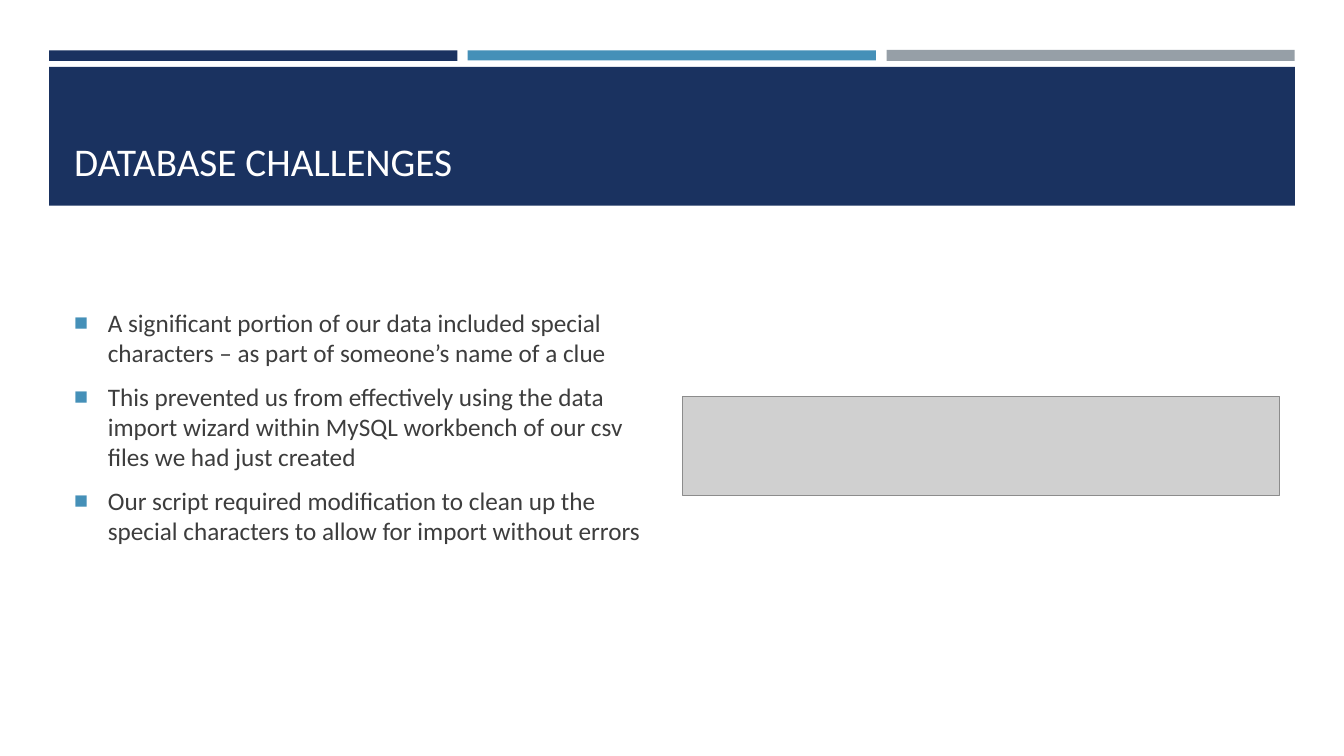
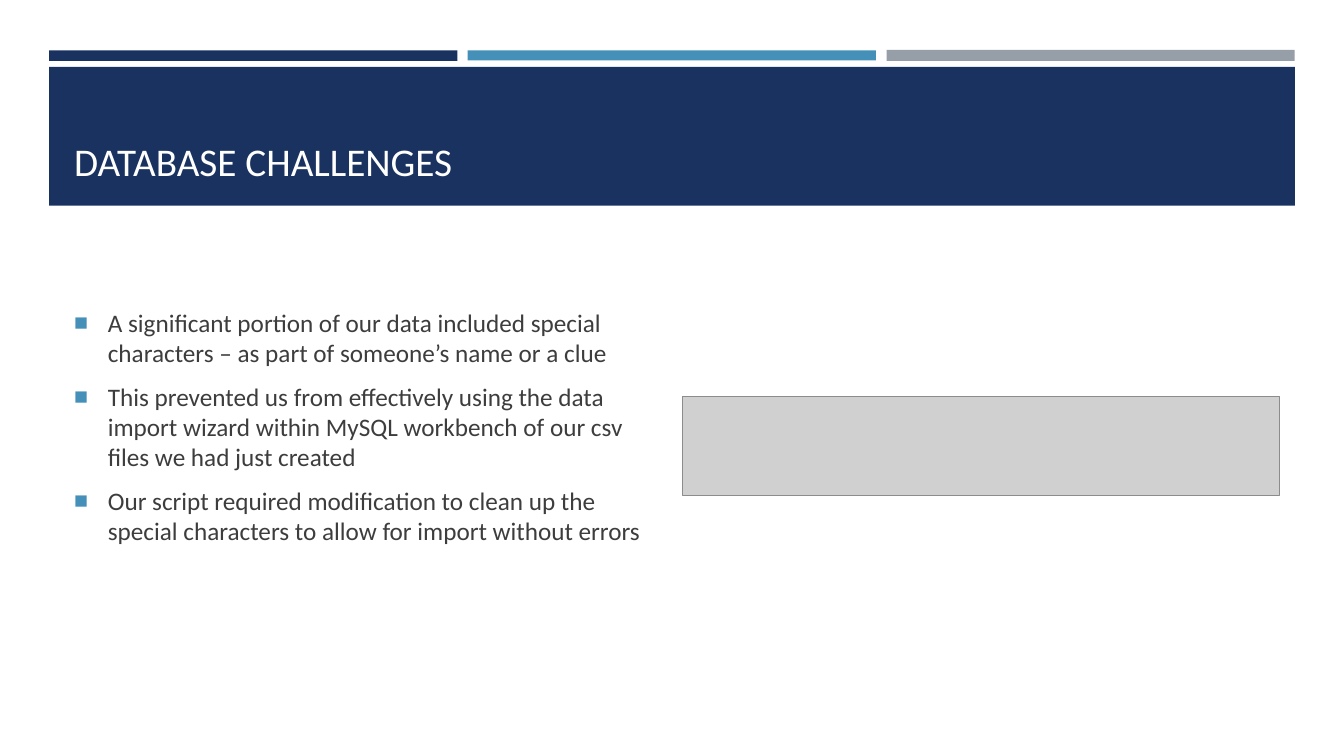
Before and after one commit to mattfarrow1/7330-term-project, a slide deck: slide 11 of docs/Analyzing_Jeopardy_Data.pptx. Drawn at 1344x756 pixels with LibreOffice and Linux fonts; fonts in the diff are those of the drawing; grey boxes stand for pictures. Boxes give left, top, right and bottom in pixels: in the first picture for what was removed or moved away, otherwise in the second. Text is boxed around its words. In the diff, an @@ line names an element or a change of style, - is before the commit and + after.

Commit message:
fixed a typo

```diff
--- a/docs/Analyzing_Jeopardy_Data.pptx
+++ b/docs/Analyzing_Jeopardy_Data.pptx
@@ text at bbox=[108, 314, 606, 366]: text changed @@
-■ A significant portion of our data included special characters – as part of someone’s name of a clue
+■ A significant portion of our data included special characters – as part of someone’s name or a clue
```
